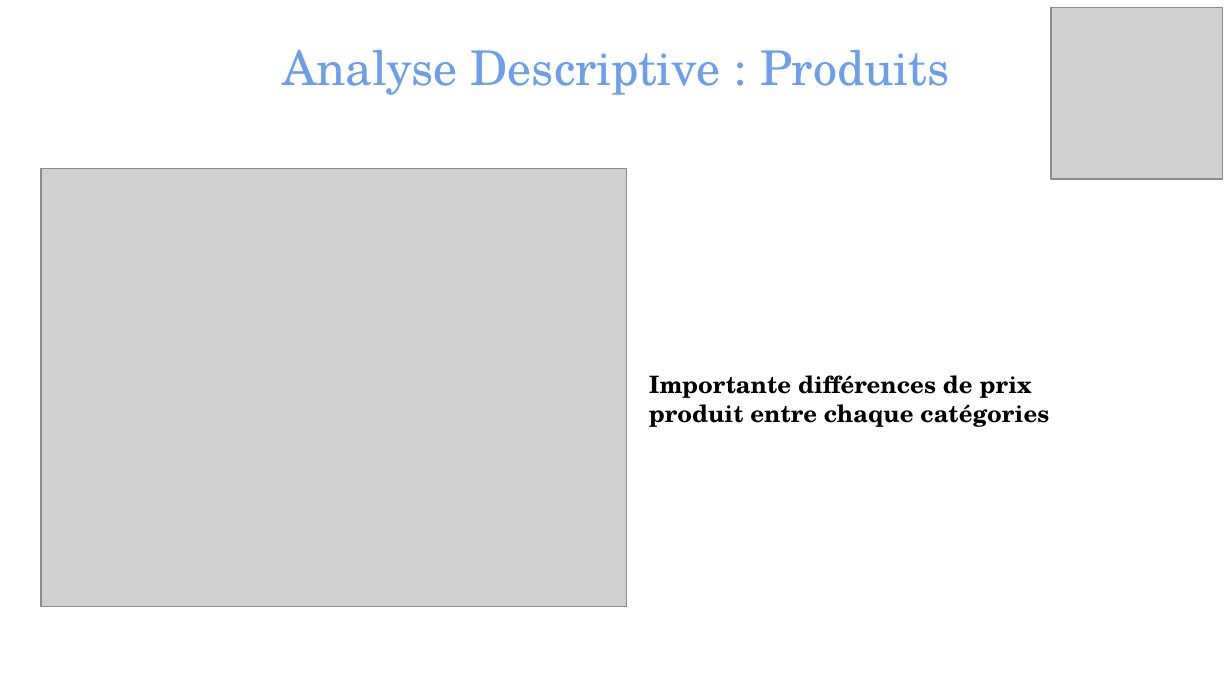
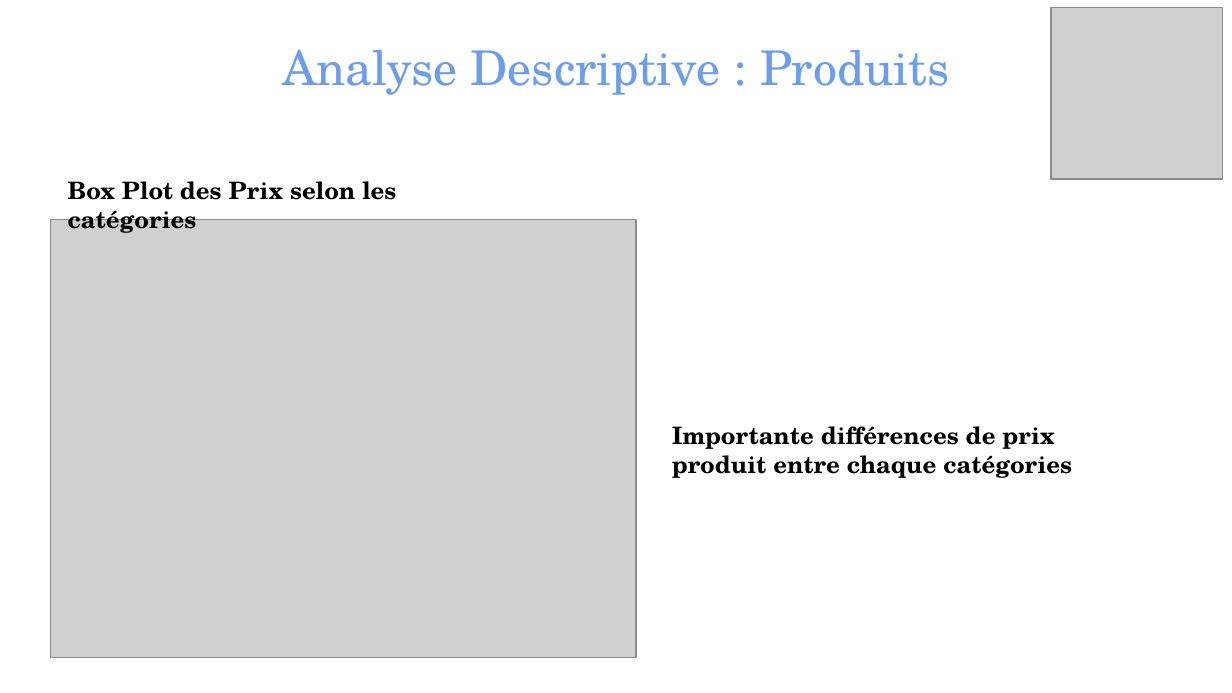
Before and after one commit to TheoChastrePradat/P4_Analyse_Vente, a slide deck: slide 23 of Livrables/Projet 4 - Soutenance _ Rester livres.pptx (slide 24 before the commit). Drawn at 1232x693 pixels with LibreOffice and Linux fonts; fonts in the diff are those of the drawing; grey boxes stand for pictures. Boxes give left, top, right and bottom in pixels: in the first picture for what was removed or moved away, otherwise in the second. Text is boxed around its words. In the diff, an @@ line names an element or a change of style, - is before the commit and + after.

```diff
--- a/Livrables/Projet 4 - Soutenance _ Rester livres.pptx
+++ b/Livrables/Projet 4 - Soutenance _ Rester livres.pptx
@@ text added at (68,181,396,233), 14 pt, text #000000, bold @@
+Box Plot des Prix selon les catégories
@@ picture: place and size @@
-picture at (41,169,626,606)
+picture at (51,219,636,657)
@@ text "Importante différences de prix produit ...": place and size @@
-text "Importante différences de prix produit ..." at (649,375,1049,427)
+text "Importante différences de prix produit ..." at (672,426,1072,478)
```
Also in this commit, not shown: 10 other slides changed, 1 slide added, 1 slide removed, 2 other files.
